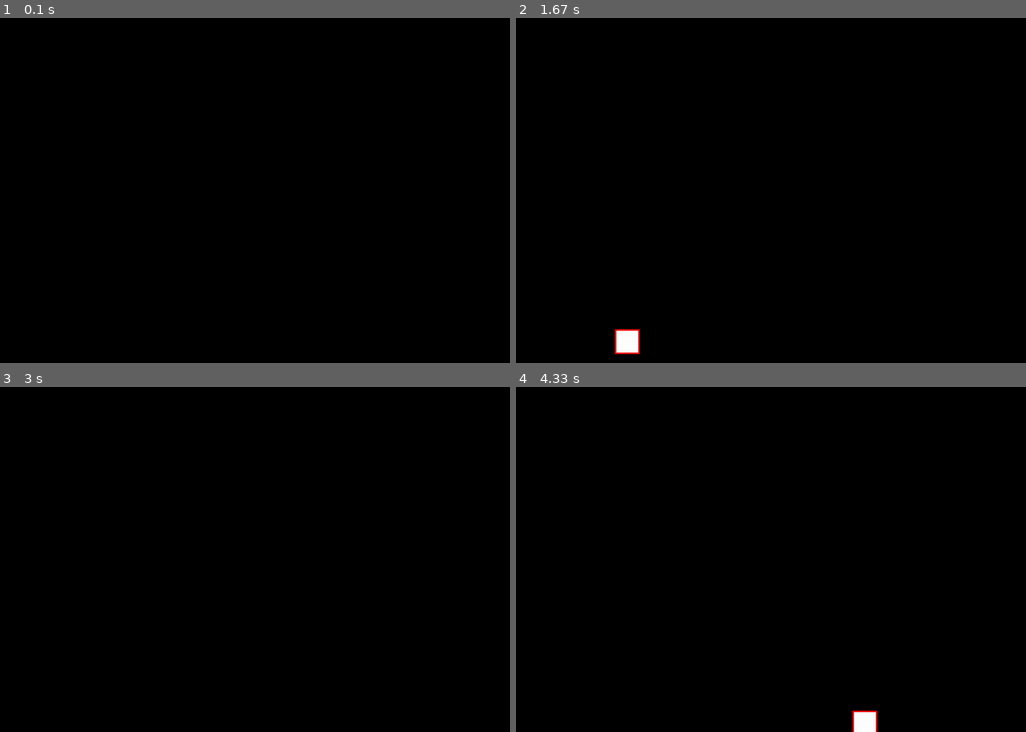
Above: before the commit, frames 1-4 (two rows, left to right).
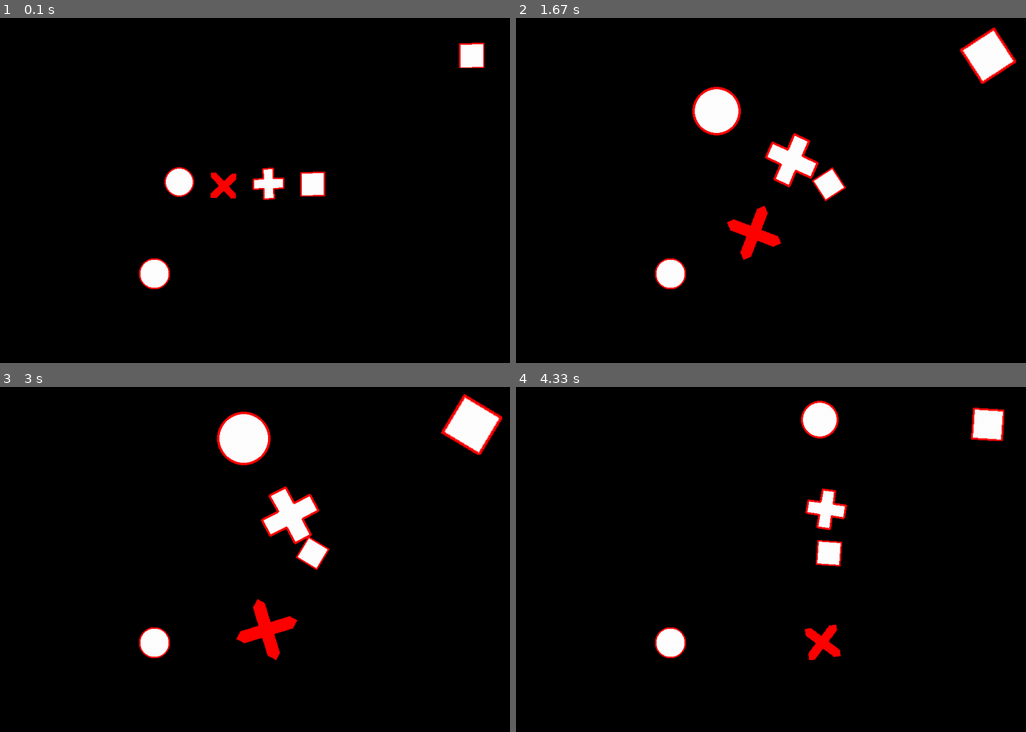
Above: after the commit, the same moments.

Repository: francis-clairicia/PyDiamond
Game: pygame game, started from main.py
Two runs of this game, one before a commit and one after it. Both use one fixed random seed, a clock stepped at 60 frames per second and the inputs below.
Inputs:
- Up to frame 1 (0.1 s): no input
- Up to frame 2 (1.67 s): no input
- Up to frame 3 (3 s): no input
- Up to frame 4 (4.33 s): no input

The runs differ from the first frame. In frame 1, 2.2% of the frame differs, in the area x 27-96%, y 7-79%; in frame 2, 4.9%; in frame 3, 5.2%, in the area x 27-99%, y 1-80%; in frame 4, 3.4%.

Commit message:
[UPDATE] Modified animation's function names + Added get_vertices() abstract method for Shapes

Diff:
--- a/main.py
+++ b/main.py
@@ -40,6 +40,7 @@
             Vector2(0, 20),
             Vector2(20, 20),
         ]
+        self.__shape_copy: PolygonShape = PolygonShape(WHITE)
         # self.__r.center = window.center
         self.__r.set_position(center=window.center)
         self.__p.center = self.__r.centerx - window.centery / 4, window.centery
@@ -49,6 +50,7 @@
         self.__scale: float = 1
         self.__scale_growth: int = 1
         self.__s.center = window.width * 3 / 4, 100
+        self.__shape_copy.center = window.width / 4, window.height * 3 / 4
         # self.__r.hide()
         # self.window.after(3000, self.window.close)
 
@@ -71,8 +73,8 @@
             self.__x.scale = self.__scale
             self.__c.scale = self.__scale
             self.__s.scale = self.__scale
-
-            self.__s.default_image = self.__r.to_surface()
+        self.__s.default_image = self.__r.to_surface()
+        self.__shape_copy.points = self.__c.get_vertices()
 
     def draw(self) -> None:
         self.window.clear()
@@ -81,6 +83,7 @@
         self.window.draw(self.__x)
         self.window.draw(self.__c)
         self.window.draw(self.__s)
+        self.window.draw(self.__shape_copy)
 
 
 class AnimationScene(Scene):
@@ -104,8 +107,8 @@
 
 def main() -> None:
     w: Window = Window("my window")
-    # w.scenes.push_on_top(ShapeScene(w))
-    w.scenes.push_on_top(AnimationScene(w))
+    w.scenes.push_on_top(ShapeScene(w))
+    # w.scenes.push_on_top(AnimationScene(w))
     w.mainloop()
 
 
--- a/my_pygame/animation.py
+++ b/my_pygame/animation.py
@@ -153,14 +153,14 @@
     def register_position(
         self, speed: float = 1, milliseconds: float = 10, **position: Union[float, Tuple[float, float]]
     ) -> Animation:
-        self.stop()
+        self.stop_background()
         self.__animations["move"] = AnimationSetPosition(self.__drawable, milliseconds, speed, **position)
         return self
 
     def register_translation(
         self, translation: Union[Vector2, Tuple[float, float]], speed: float = 1, milliseconds: float = 10
     ) -> Animation:
-        self.stop()
+        self.stop_background()
         self.__animations["move"] = AnimationMove(self.__drawable, translation, milliseconds, speed)
         return self
 
@@ -171,7 +171,7 @@
         point: Optional[Union[Vector2, Tuple[float, float], str]] = None,
         milliseconds: float = 10,
     ) -> Animation:
-        self.stop()
+        self.stop_background()
         animation = "rotate" if point is None else "rotate_point"
         self.__animations[animation] = AnimationRotation(self.__drawable, milliseconds, angle, offset, point)
         return self
@@ -213,7 +213,7 @@
             if master.window.scenes.top() is not master:
                 return
             master = master.window
-        while any(animation.started() for animation in self.__iter_animations()):
+        while self.started():
             self.__animate(at_every_frame)
             master.handle_events(only_close_event=True)
             master.draw_and_refresh()
@@ -263,7 +263,7 @@
     def started(self) -> bool:
         return any(animation.started() for animation in self.__iter_animations())
 
-    def stop(self) -> None:
+    def stop_background(self) -> None:
         if self.__window_callback is not None:
             self.__window_callback.kill()
             self.__save_window_callback = self.__window_callback
@@ -271,7 +271,7 @@
             self.__save_animations = self.__animations.copy()
             self.__clear()
 
-    def restart(self) -> None:
+    def restart_background(self) -> None:
         if self.__window_callback is None and self.__save_window_callback is not None:
             if self.__save_animations is not None:
                 self.__animations = self.__save_animations.copy()
--- a/my_pygame/shape.py
+++ b/my_pygame/shape.py
@@ -1,6 +1,7 @@
 # -*- coding: Utf-8 -*
 
-from typing import Dict, List, Optional, Tuple
+from abc import abstractmethod
+from typing import Dict, List, Optional, Sequence, Tuple, Union
 
 import pygame.draw
 from pygame.math import Vector2
@@ -22,6 +23,10 @@
         self.outline = outline
         self.outline_color = outline_color
 
+    @abstractmethod
+    def get_vertices(self) -> List[Vector2]:
+        pass
+
     @property
     def color(self) -> Color:
         return self.__color
@@ -50,15 +55,21 @@
 class PolygonShape(Shape):
     def __init__(self, color: Color, *, outline: int = 0, outline_color: Color = BLACK, points: List[Vector2] = []) -> None:
         super().__init__(color, outline, outline_color)
+        self.__points: List[Vector2] = []
         self.points = points
 
     def draw_onto(self, surface: Surface) -> None:
         all_points: List[Vector2] = self.get_vertices()
-        if len(all_points) <= 2:
+        if len(all_points) < 2:
             return
 
+        outline: int = max(round(self.outline * self.scale), 1) if self.outline > 0 else 0
+
+        if len(all_points) == 2 and outline > 0:
+            start, end = all_points
+            pygame.draw.line(surface, self.outline_color, start, end, width=outline)
+
         pygame.draw.polygon(surface, self.color, all_points)
-        outline: int = max(round(self.outline * self.scale), 1) if self.outline > 0 else 0
         if outline > 0:
             pygame.draw.polygon(surface, self.outline_color, all_points, width=outline)
 
@@ -94,7 +105,17 @@
 
     @points.setter
     def points(self, points: List[Vector2]) -> None:
+        self.set_points(points)
+
+    def set_points(self, points: Sequence[Union[Vector2, Tuple[float, float]]]) -> None:
+        center: Tuple[float, float] = self.center
         self.__points = [Vector2(p) for p in points]
+        left: float = min((point.x for point in self.__points), default=0)
+        top: float = min((point.y for point in self.__points), default=0)
+        for p in self.__points:
+            p.x -= left
+            p.y -= top
+        self.center = center
 
 
 class RectangleShape(Shape):
@@ -140,6 +161,15 @@
     def get_local_size(self) -> Tuple[float, float]:
         return self.local_size
 
+    def get_vertices(self) -> List[Vector2]:
+        w, h = self.get_local_size()
+        w *= self.scale
+        h *= self.scale
+        local_center: Vector2 = Vector2(w / 2, h / 2)
+        corners: List[Vector2] = [Vector2(0, 0), Vector2(w, 0), Vector2(w, h), Vector2(0, h)]
+        center: Vector2 = Vector2(self.center)
+        return [center + (point - local_center).rotate(-self.angle) for point in corners]
+
     @property
     def local_size(self) -> Tuple[float, float]:
         return (self.local_width, self.local_height)
@@ -257,6 +287,11 @@
         w, h = self.get_local_size()
         return w * self.scale, h * self.scale
 
+    def get_vertices(self) -> List[Vector2]:
+        center: Vector2 = Vector2(self.center)
+        radius: Vector2 = Vector2(self.radius, 0)
+        return [center + radius.rotate(-i) for i in range(360)]
+
     @property
     def radius(self) -> float:
         return self.__radius
@@ -327,6 +362,15 @@
     def get_local_size(self) -> Tuple[float, float]:
         return self.local_size
 
+    def get_vertices(self) -> List[Vector2]:
+        w, h = self.get_local_size()
+        w *= self.scale
+        h *= self.scale
+        local_center: Vector2 = Vector2(w / 2, h / 2)
+        corners: List[Vector2] = [Vector2(0, 0), Vector2(w, 0), Vector2(w, h), Vector2(0, h)]
+        center: Vector2 = Vector2(self.center)
+        return [center + (point - local_center).rotate(-self.angle) for point in corners]
+
     @property
     def color(self) -> Color:
         return TRANSPARENT
